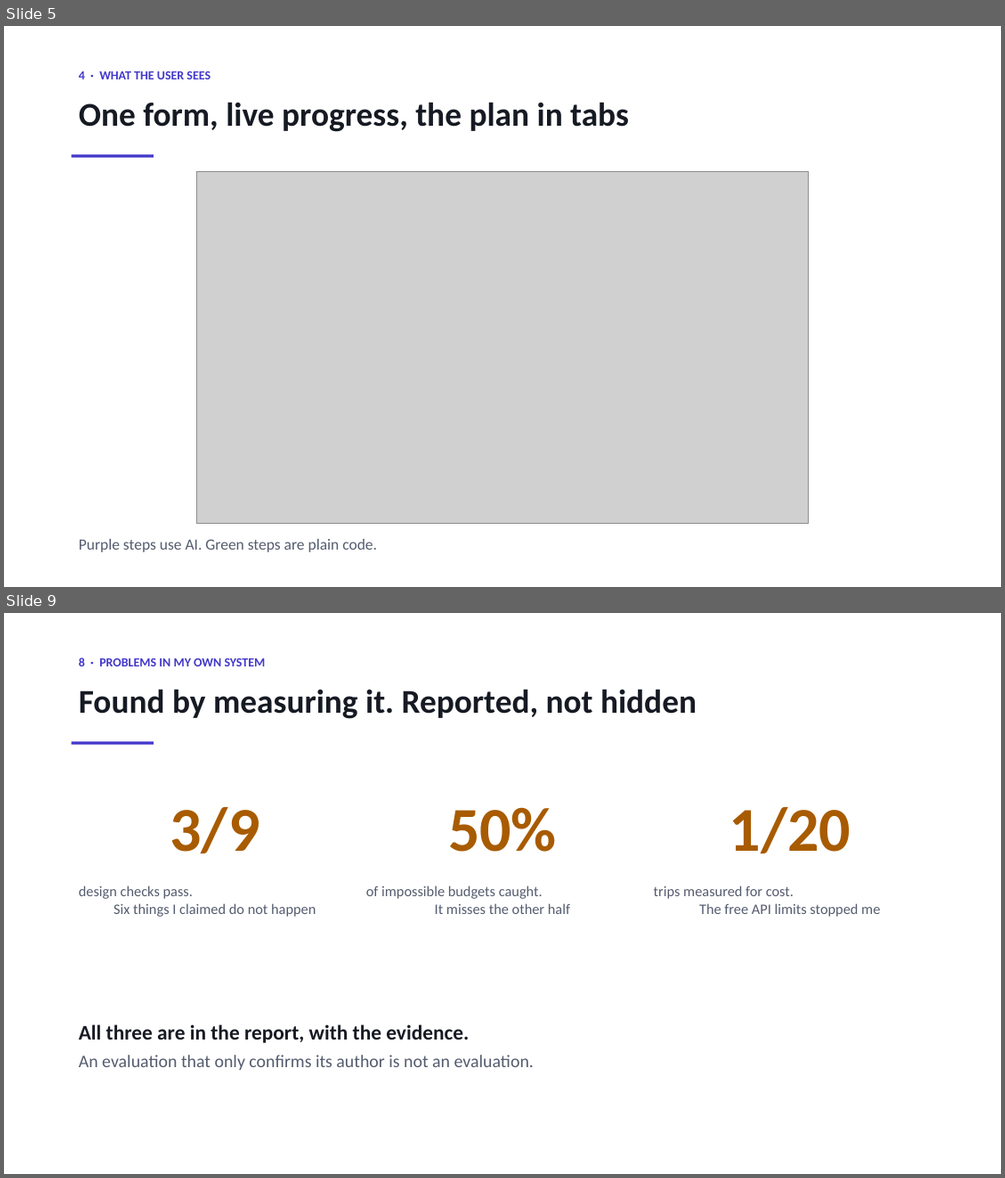
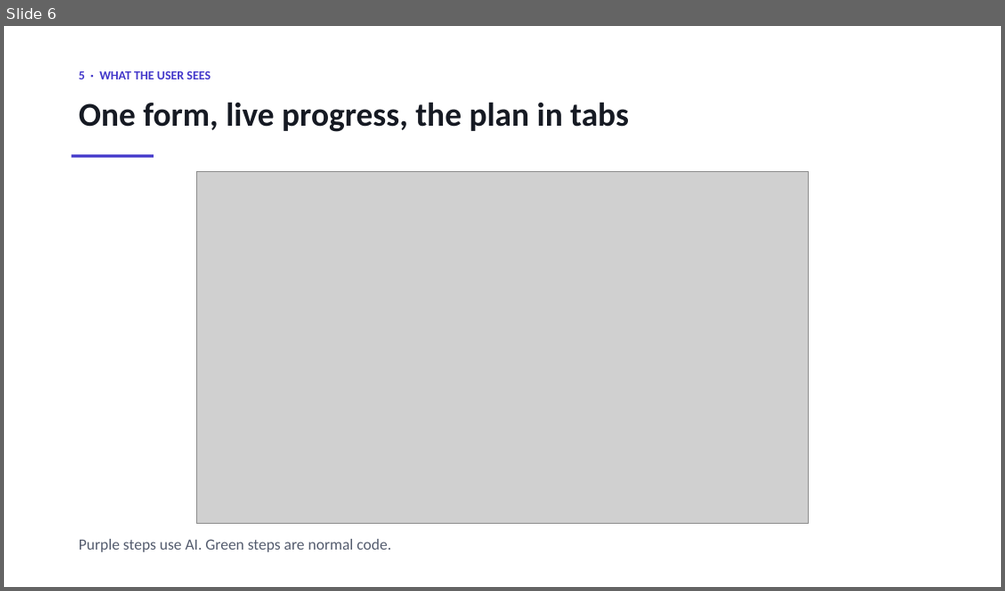
Before and after one commit to sherali143/Trip-Planner, a slide deck: submission/CMP7200_Viva_Presentation.pptx. Shown one above the other, each under a label of ours: slides 5 and 9 before the commit, slide 6 after it; the slides between them are not shown. The pictures are 1005x1178 and 1005x591 pixels, drawn with LibreOffice and Linux fonts; fonts in the diff are those of the drawing; grey boxes stand for pictures. Boxes give left, top, right and bottom in pixels: in the first picture for what was removed or moved away, otherwise in the second. Text is boxed around its words. In the diff, an @@ line names an element or a change of style, - is before the commit and + after.

```diff
--- a/submission/CMP7200_Viva_Presentation.pptx
+++ b/submission/CMP7200_Viva_Presentation.pptx
@@ slide 9 removed at box(4, 613, 1001, 1174), background #FFFFFF @@
@@ text removed at box(79, 657, 266, 666) @@
-8 · PROBLEMS IN MY OWN SYSTEM
@@ text removed at box(79, 689, 696, 719) @@
-Found by measuring it. Reported, not hidden
@@ rectangle removed at box(72, 742, 154, 745) @@
@@ text removed at box(170, 807, 260, 854) @@
-3/9
@@ text removed at box(448, 807, 557, 852) @@
-50%
@@ text removed at box(729, 807, 850, 854) @@
-1/20
@@ text removed at box(79, 885, 316, 916) @@
-design checks pass.
-Six things I claimed do not happen
@@ text removed at box(366, 885, 570, 914) @@
-of impossible budgets caught.
-It misses the other half
@@ text removed at box(654, 885, 880, 916) @@
-trips measured for cost.
-The free API limits stopped me
@@ text removed at box(79, 1024, 534, 1070) @@
-All three are in the report, with the evidence.
-An evaluation that only confirms its author is not an evaluation.
@@ what was slide 5 is now slide 6 @@
@@ slide 6 changed as well @@
@@ text at box(79, 71, 210, 79): text changed @@
-4 · WHAT THE USER SEES
+5 · WHAT THE USER SEES
@@ text at box(79, 539, 391, 552): text changed @@
-Purple steps use AI. Green steps are plain code.
+Purple steps use AI. Green steps are normal code.
```
Also in this commit, not shown: 6 other slides changed, 3 slides added, 2 other slides removed, 3 other files.
